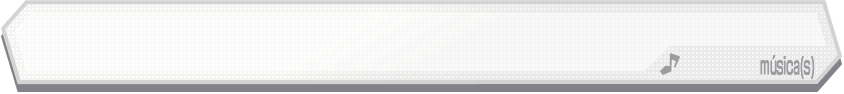
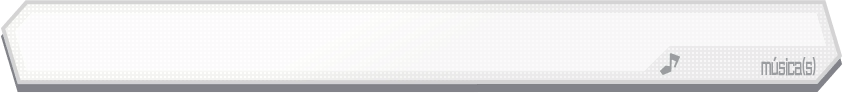
Comparing the layer stacks of the two 844 x 94 images. Changes:
added layer "música(s) V2 Resize" above "música(s)" over [761, 56, 816, 76]
hid "música(s)" over [760, 55, 815, 79]
